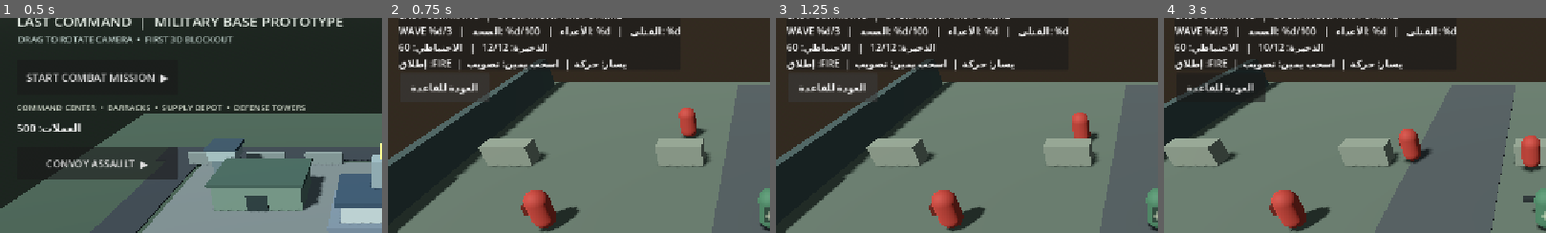
Above: before the commit, frames 1-4 (left to right).
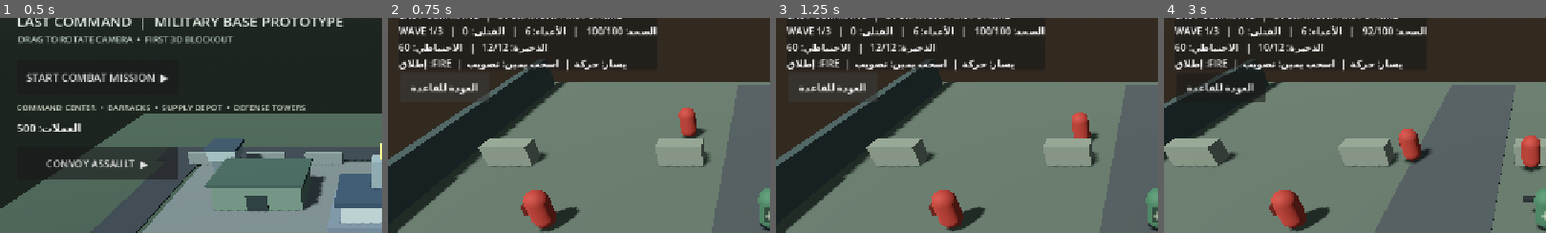
Above: after the commit, the same moments.

Repository: alshwqazf70-svg/last-command-android
Game: Godot game, scene res://scenes/base_preview.tscn
Two runs of this game, one before a commit and one after it. Both use one fixed random seed, a clock stepped at 60 frames per second and the inputs below.
Inputs (mouse positions are % of the whole screen's width and height, from its top left):
- Up to frame 1 (0.5 s): no input
- Up to frame 2 (0.75 s): click "START COMBAT MISSION ▶" at 0.5 s
- Up to frame 3 (1.25 s): no input
- Up to frame 4 (3 s): tap Enter (ui_accept) at 1.25, 1.52 s; move the mouse to (72, 45) at 1.27 s; hold Right (ui_right) 1.28-2 s; click (72, 45) at 1.42 s; drag from (30, 55) to (45, 70) at 2.02 s; move the mouse to (60, 28) at 2.77 s; hold Right (ui_right) from 2.78 s (still down)
The pictures show only the part of the screen within x 0-50%, y 5-55%; the shares and areas given below are measured in that part.

Frame 1 is identical in both runs. In frame 2, 1.6% of the frame differs, in the area x 10-77%, y 3-9%; in frame 3, 1.6%; in frame 4, 1.7%.

Commit message:
Fix combat health HUD format after HQ bonus

Diff:
--- a/project/scripts/mission.gd
+++ b/project/scripts/mission.gd
@@ -411,7 +411,7 @@
 func _update_hud() -> void:
 	if health_label == null:
 		return
-	health_label.text = "WAVE %d/3   |   الصحة: %d/100   |   الأعداء: %d   |   القتلى: %d" % [current_wave, int(player_health), int(max_player_health), enemies.size(), kills]
+	health_label.text = "WAVE %d/3   |   الصحة: %d/%d   |   الأعداء: %d   |   القتلى: %d" % [current_wave, int(player_health), int(max_player_health), enemies.size(), kills]
 	if ammo_label != null:
 		var boss_text := ""
 		for entry in enemies:
